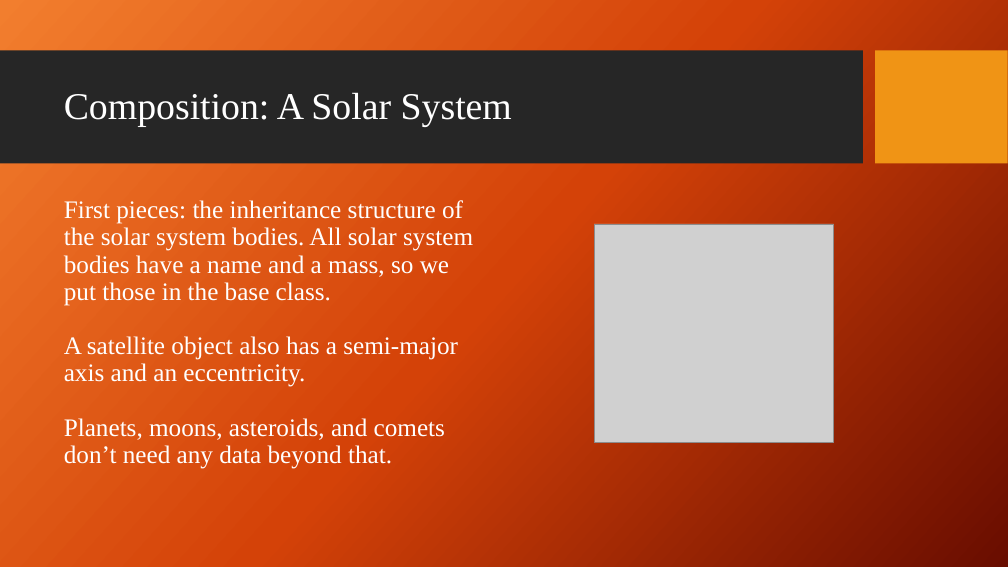
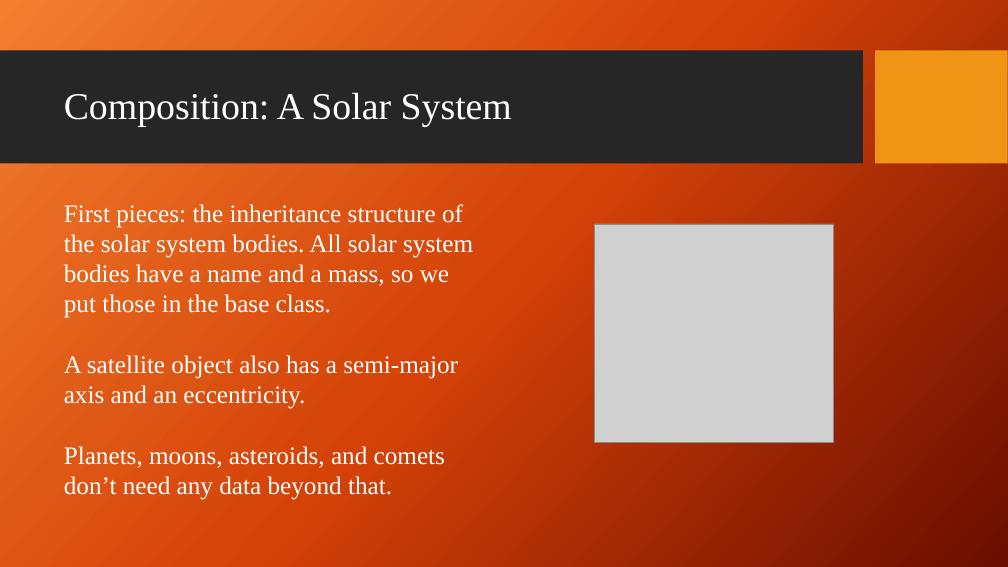
Before and after one commit to giganano/PythonBootcamp, a slide deck: slide 22 of slides/inheritance_composition.pptx. Drawn at 1008x567 pixels with LibreOffice and Linux fonts; fonts in the diff are those of the drawing; grey boxes stand for pictures; background and template pictures are left out. Boxes give left, top, right and bottom in pixels: in the first picture for what was removed or moved away, otherwise in the second. Text is boxed around its words. In the diff, an @@ line names an element or a change of style, - is before the commit and + after.

```diff
--- a/slides/inheritance_composition.pptx
+++ b/slides/inheritance_composition.pptx
@@ text "First pieces: the inheritance structure ..." at (64,204,473,500): line spacing 0.9 to 1 @@
```
Also in this commit, not shown: 4 other slides changed, 1 other file.
